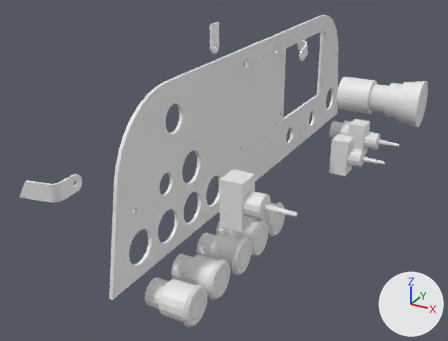
The Blender file Elec/tableau de bords/vidéo montage/tableaudebords.blend, before and after one commit.
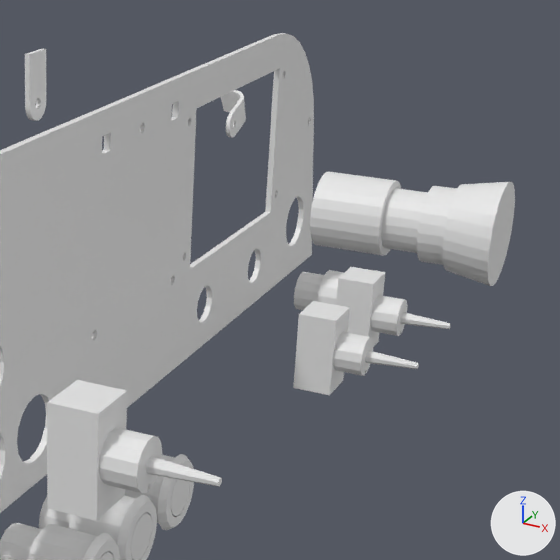
Each version is shown whole from a 50 mm lens placed at (170.0, -193.0, 178.0), pointed at (-12.0, 136.0, 13.0), then close up on the part from 44% to 100% of the width and 0% to 73% of the height. The lights are fixed; the arrows at lower right show +X, +Y and +Z.

Objects in the first close-up: 'EL 04004(Urgent Stop Button) AA', 'EL 04005(Bistable Switch).002', 'EL 04005(Bistable Switch).003', 'EL 04005(Bistable Switch).004', 'EL 04006(Simple Button).002', 'EL 04006(Simple Button).003', 'EL 04006(Simple Button).004', 'EL 04006(Simple Button).005', 'EL 04007(Flat Bracket)', 'EL 04012(Fully Bent Left Bracket)', 'EL 04013(Dashboard Armature)'.
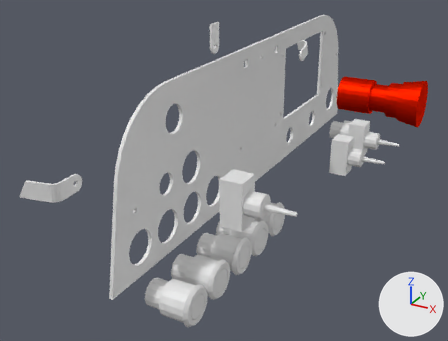
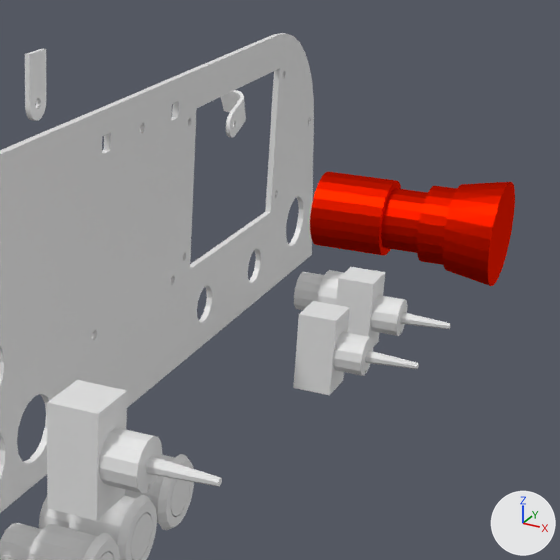
Boxes [x1, y1, x2, y2] around the edits, measured in the close-ups (560 x 560 px):
'EL 04004(Urgent Stop Button) AA', recoloured (white to red): [310, 172, 515, 286] in both

Edits to the bpy script that builds the scene:
```text
Add mat_material:
    mat_material = bpy.data.materials.new('Material')
    mat_material.use_nodes = True; mat_material.node_tree.nodes.clear()
    _N = mat_material.node_tree.nodes; _L = mat_material.node_tree.links
    n0 = _N.new('ShaderNodeOutputMaterial'); n0.name = 'Material Output'
    n1 = _N.new('ShaderNodeBsdfAnisotropic'); n1.name = 'Glossy BSDF'
    n1.distribution = 'GGX'
    n1.inputs[0].default_value = (0.8, 0.0113, 0.0, 1.0)  # 'Color', red #e71c00
    _L.new(n1.outputs[0], n0.inputs[0])  # 'BSDF' to 'Surface'
Change me_el_04004_urgent_stop_button__aa_001:
    where me_el_04004_urgent_stop_button__aa_001.from_pydata(...)  # 200 vertices, 396 faces; spans x -13.5..13.5, y -13.5..13.5, z -18.8..29.0
    add me_el_04004_urgent_stop_button__aa_001.materials.append(mat_material)
```
